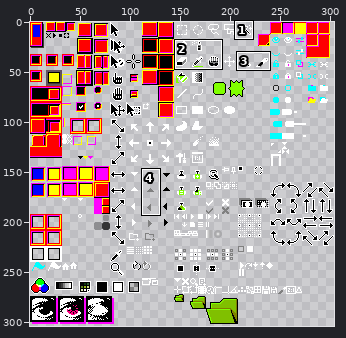
Sprite sheet: Aseprite 95/template-dark/sheet.png. The first picture is a wide view before the edit; the outline marks the close-up.
Close-up. Before the commit:
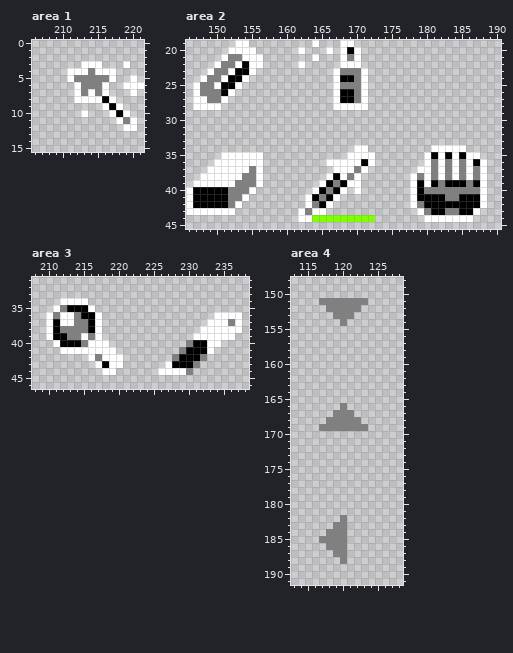
The file is 304x304 pixels. Pixels under 10% opacity are left out. Colours within 5 levels of each other are drawn and written as one. Shown: area 1: x 206..221, y 0..15; area 2: x 146..190, y 19..45; area 3: x 208..238, y 31..46; area 4: x 113..128, y 148..191. The commit also changed other parts of the picture, which this record leaves out.
New version:
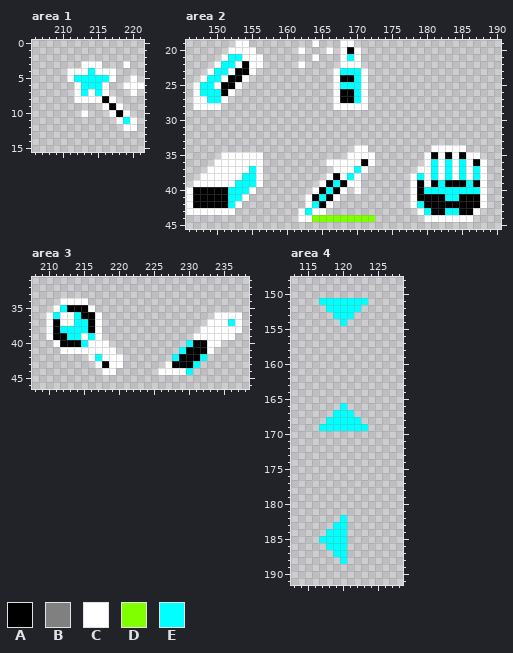
Palette (. is transparent): A #000000  B #808080  C #ffffff  D #80ff00  E #00ffff
The exact change:
Changed rows in their new state; - is an unchanged pixel.
Area 1:
first column x 212:
 4 --E--
 5 EEEEE
 6 -EEE-
 7 -E-E-
first column x 219:
11 E
Area 2:
first column x 148:
21 ----EE---------------E-
22 ---EE------------------
23 --EE----------------EEE
24 -EE-------------------E
25 EE------------------EEE
26 EEE-------------------E
27 -EE-------------------E
first column x 152:
36 -----------------------------E-E-E--
37 ---E--------------E----------E-E-E-E
38 --EE-------------E---------E-E-E-E-E
39 -EEE-----------E--------------E---E-
40 EEE-----------E-------------EEEEEEEE
41 EE-----------E-----------------EE---
42 E-----------E--------------E--------
43 -----------E----------------E--EE---
Area 3:
first column x 211:
35 -E------------------------
36 E--E----------------------
37 ---EE--------------------E
38 -EEEE---------------------
39 --EE-E--------------------
40 ----E--------------E------
41 ------------------E-------
42 ------E----------E---E----
43 --------------------E-----
44 -------------------E------
Area 4:
first column x 117:
151 EEEEEEE
152 -EEEEE-
153 --EEE--
154 ---E---
first column x 117:
166 ---E---
167 --EEE--
168 -EEEEE-
169 EEEEEEE
first column x 117:
182 ---E
183 --EE
184 -EEE
185 EEEE
186 -EEE
187 --EE
188 ---E
